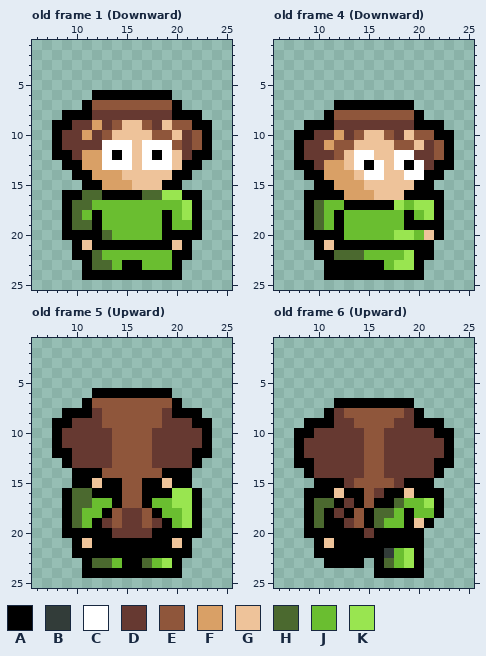
Pixel-art file: assets/player/player_v2.ase. Above: the version before the commit.
32x32 pixels, 35 frames. Shown: old frame 1 (Downward): x 6..25, y 1..25; old frame 4 (Downward): x 6..25, y 1..25; old frame 5 (Upward): x 6..25, y 1..25; old frame 6 (Upward): x 6..25, y 1..25. The commit also changed other frames, which this record leaves out.
Palette (. is transparent): A #000000  B #323c39  C #ffffff  D #663931  E #8f563b  F #d9a066  G #eec39a  H #4b692f  J #6abe30  K #99e550
Pixels before, old frame 1 (Downward), first column x 8:
 6 ....AAAAAAAA....
 7 ...AEEEEEEEEA...
 8 .AAADDDDDDDDAAA.
 9 AADDFDEGGEDGEEAA
10 ADDFDEGGGGEEGDEA
11 ADDDDCCCGCCCEDEA
12 AADFFCACGCACGDAA
13 .AAFFCCCGCCCGAA.
14 ..AAFFFGGGGGAA..
15 ...AAFFFGGGAA...
16 .AAHHAAAAHHKKAA.
17 .AHHJJJJJJJJJKA.
18 .AHJAJJJJJJAJKA.
19 .AHHAJJJJJJAJJA.
20 .AAAAHJJJJJAAAA.
21 ..AGAAAAAAAAGA..
22 ..AAHJJJJJJJAA..
23 ...AHHJAAJJJA...
24 ...AAAAAAAAAA...
Pixels before, old frame 4 (Downward), first column x 8:
 7 ....AAAAAAAA....
 8 ...AEEEEEEEEA...
 9 .AAADDDDDDDDAAA.
10 AADDFDEGGEDGEEAA
11 ADDFEEGGGGEEGDEA
12 ADDDEGCCGGCCDDEA
13 AADFFGCACGCACDAA
14 .AAFFFGCCGGCCAA.
15 ..AAFFFGGGGGAA..
16 .AAAAFFFGGGAAAA.
17 .AHJJAAAAAKJKKA.
18 .AHJAJJJJJJAJKA.
19 .AHJAJJJJJJAAAA.
20 .AAAAJJJJJKKJGA.
21 ..AGAAAAAAAAAA..
22 ..AAHHHJJJJKAA..
23 ...AAAAAAJKKA...
24 ...AAAAAAAAAA...
Pixels before, old frame 5 (Upward), first column x 8:
 6 ....AAAAAAAA....
 7 ...AEEEEEEEEA...
 8 .AAADEEEEEEDAAA.
 9 AADDDEEEEEEDDDAA
10 ADDDDDEEEEDDDDDA
11 ADDDDDEEEEDDDDDA
12 AADDDDEEEEDDDDAA
13 .ADDDDEEEEDDDDA.
14 ..AAAEEEEEEAAA..
15 ..AAGAAEEAAGAA..
16 .AHHAAAEEAAAKKA.
17 .AHHJJAEEAJJKKA.
18 .AHJJAEDDEAJJKA.
19 .AHJADEDDEDAJKA.
20 .AAAAADDDDAAAAA.
21 ..AGAAAAAAAAGA..
22 ..AAAAAAAAAAAA..
23 ...AHHJAAHJKA...
24 ...AAAAAAAAAA...
Pixels before, old frame 6 (Upward), first column x 8:
 7 ....AAAAAAAA....
 8 ...ADEEEEEEDA...
 9 .AAADDEEEEDDAAA.
10 AADDDDDEEDDDDDAA
11 ADDDDDDEEDDDDDDA
12 ADDDDDDEEDDDDDDA
13 AADDDDDEEDDDDDAA
14 .ADDDDDEEDDDDDA.
15 ..AAADEEEEDAAA..
16 .AAAGAAEDAAGAAA.
17 .AHHADAEAAHJJKA.
18 .AHADAEAHHJAJJA.
19 .AHAADEAHJJAGA..
20 .AAAAAADAAAAA...
21 ..AGAAAAAAAAA...
22 ..AAAAAAABJKA...
23 ...AAAA.AHJKA...
24 ........AAAAA...
After the commit:
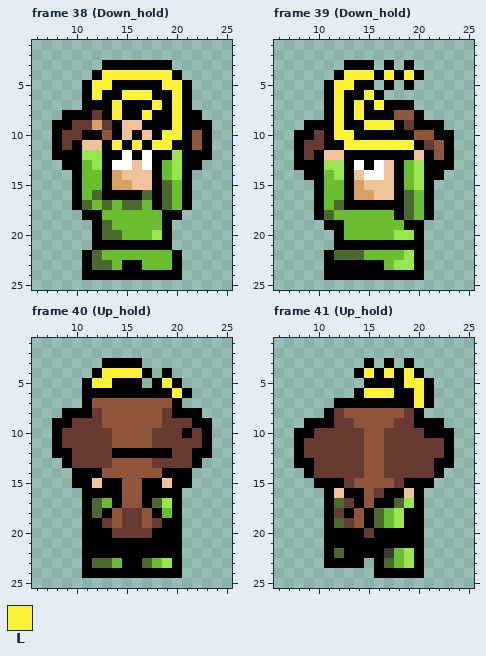
Colours new in this view: L #fbf236
A new or re-ordered frame is compared with the old frame closest to it.
Message: Add sprite: Player doing magic 2/4
Difference:
frames 35 -> 43
layer "Main" added
layer "Hands" added
layer "Magic" added
layer "Layer 2" removed
Changed rows in their new state; - is an unchanged pixel.
Frame 38 (Down_hold) is new; against old frame 1 (Downward):
first column x 9:
 3 ----AAAAAAA---
 4 ---ALLLLLLLA--
 5 --ALLAAAAALLA-
 6 --AL--LLL--LA-
 7 ---AALAAALALA-
 8 ----ALAALAAL--
 9 -----A--AAALA-
10 --AA-A-A-ALLA-
11 -AGGALALALLAA-
12 -AKKA--A--AKA-
13 --JKA----AJK--
14 --JJA----AJK--
15 -AJJA----AHJA-
16 .-J------AHJ-.
17 .A--H-HH-AH-A.
18 ..A--------A..
19 ...-H------...
20 ...--H---K-...
21 -..--------..-
22 -.----------.-
Frame 39 (Down_hold) is new; against old frame 4 (Downward):
first column x 9:
 3 ----AAA-A-A---
 4 ---ALLLALALA--
 5 --ALLAA-A-A---
 6 --ALAALA------
 7 --AL-L-L------
 8 ---LALAAA-----
 9 ---LAALLLA----
10 --ALLAAAAAA---
11 --AALLLLLLLA--
12 -AGGAAAAAAAGA-
13 -AKKA----AJKA-
14 --JKA----AJK--
15 --JJA----AJK--
16 .-JJA----AHJ-.
17 .A-H-----AHJA.
18 .AHJ-----AH-A.
19 ..A---------..
20 ...--------A..
21 -..---------.-
22 -.----------.-
Frame 40 (Up_hold) is new; against old frame 5 (Upward):
first column x 11:
 3 --AAAA-----
 4 -ALLLLA-A--
 5 ALLAAA-ALA-
 6 A--------LA
first column x 14:
10 -------A
12 AAAAAA--
first column x 9:
16 ..A--------A..
17 ..AH-----HKA..
18 ..AH-------A..
19 ..A--------A..
20 ..----------..
21 -.A--------A.-
22 -.----------.-
Frame 41 (Up_hold) is new; against old frame 6 (Upward):
first column x 14:
 3 -A-A-A--
 4 ALALALA-
 5 -AAAALLA
 6 ALLLAALA
 7 ------LA
10 -------A
first column x 9:
16 ..----------..
17 ..AH------KA..
18 ..------JK-A..
19 ..-H-----K-A.-
20 ..------------
21 -.A-----------
22 -.-H----------
